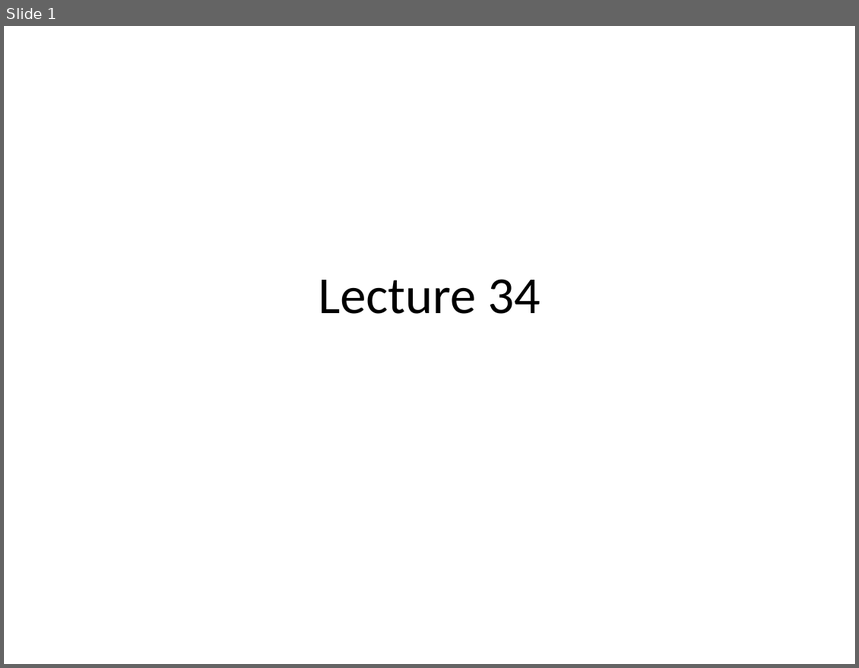
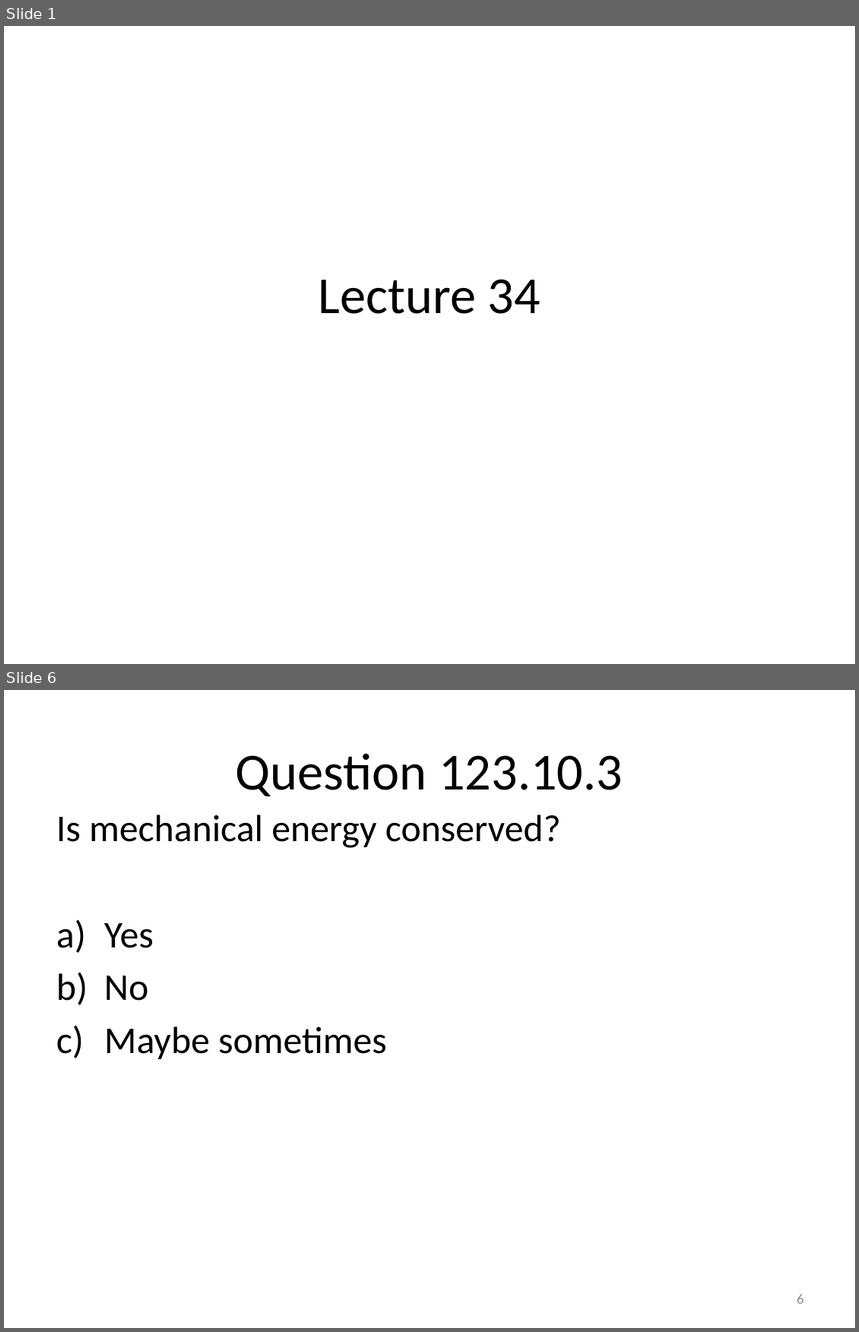
Before and after one commit to rtlines/Introductory-Physics-II, a slide deck: Lecture_Slides/PH 123 Lecture 34.pptx. Shown one above the other, each under a label of ours: slide 1 before the commit, slides 1 and 6 after it; the slides between them are not shown. The pictures are 859x668 and 859x1332 pixels, drawn with LibreOffice and Linux fonts; fonts in the diff are those of the drawing. Boxes give left, top, right and bottom in pixels: in the first picture for what was removed or moved away, otherwise in the second. Text is boxed around its words. In the diff, an @@ line names an element or a change of style, - is before the commit and + after.

```diff
--- a/Lecture_Slides/PH 123 Lecture 34.pptx
+++ b/Lecture_Slides/PH 123 Lecture 34.pptx
@@ slide 6 added at [4,690,855,1328], background #FFFFFF @@
@@ title added at [236,753,623,796], 44 pt, text #000000 @@
+Question 123.10.3
@@ text added at [56,815,561,1059], 32 pt, text #000000 @@
+Is mechanical energy conserved?
+a) Yes
+b) No
+c) Maybe sometimes
@@ page number added at [797,1294,804,1304], 12 pt, text #8C8C8C @@
+6
```
Also in this commit, not shown: 23 other slides added, 38 other files.
